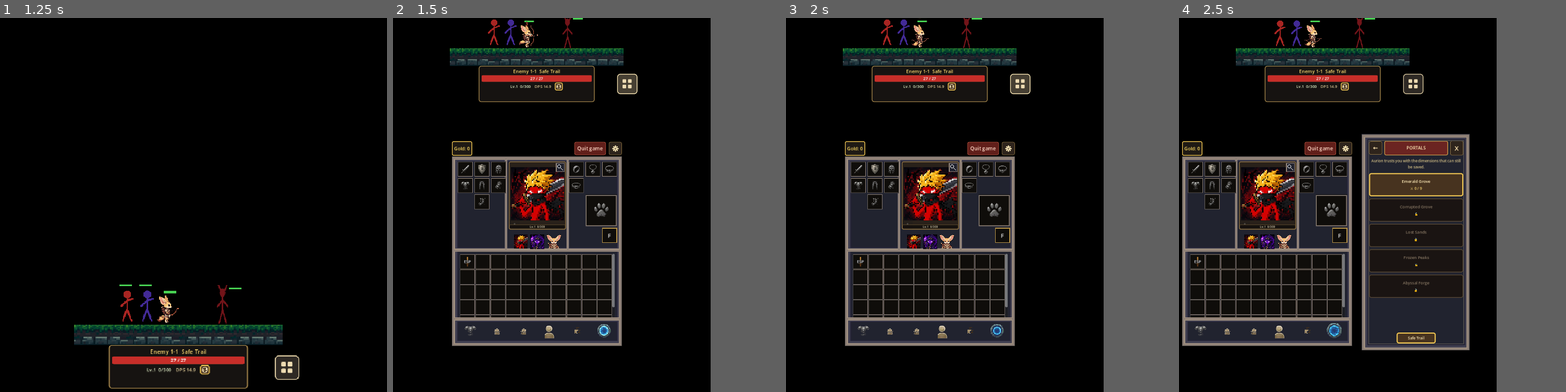
Above: before the commit, frames 1-4 (left to right).
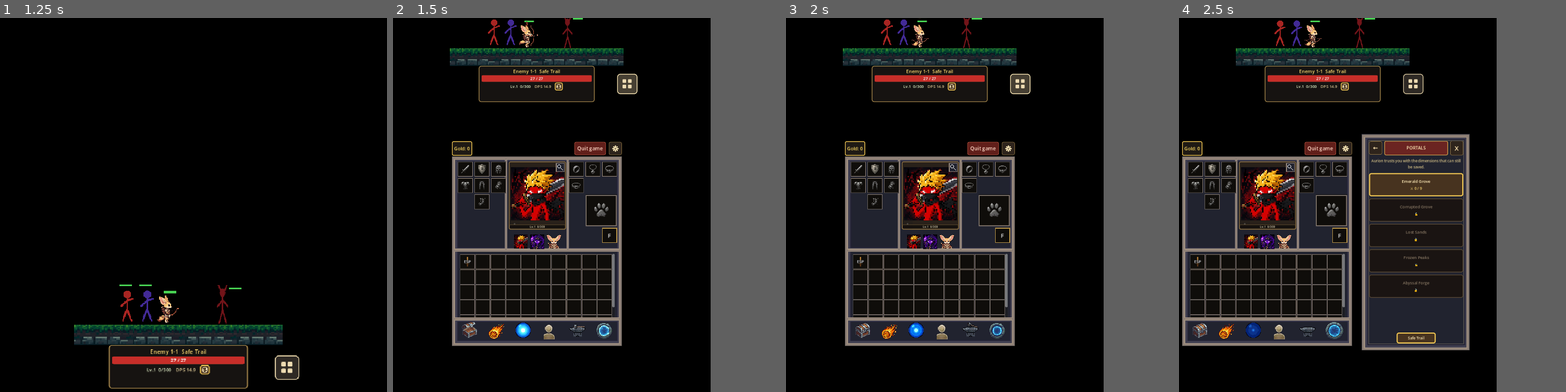
Above: after the commit, the same moments.

Repository: JoseVictorVicente/StickmanGame-Godot
Game: Godot game, scene res://scenes/main.tscn
Same seed, same stepped clock (60 frames per second), same inputs: the game is played once before the commit and once after it.
Inputs (mouse positions are in pixels of both pictures, inside the frame that each line leads up to):
- Up to frame 1 (1.25 s): click (205, 369) at 0.5 s
- Up to frame 2 (1.5 s): click (679, 365) at 1.25 s
- Up to frame 3 (2 s): no input
- Up to frame 4 (2.5 s): click (1438, 328) at 2 s

Frame 1 is identical in both runs. In frame 2, 0.5% of the frame differs, in the area x 17-57%, y 81-86%; in frame 3, 0.5%; in frame 4, 0.5%.

Commit message:
Add animated GIF icons for bottom nav warehouse, skills, tree, and forge.
Replace static nav sprites with frame-based animations and slightly larger nav button slots.

Co-authored-by: Cursor <cursoragent@cursor.com>

Diff:
--- a/presentation/inventory/bottom_nav.gd
+++ b/presentation/inventory/bottom_nav.gd
@@ -17,6 +17,10 @@
 
 var _menu: InventoryMenu
 var _nav_tweens: Dictionary = {}
+var _warehouse_icon_anim: RefCounted = NAV_WORLD_ICON.new()
+var _skills_icon_anim: RefCounted = NAV_WORLD_ICON.new()
+var _tree_icon_anim: RefCounted = NAV_WORLD_ICON.new()
+var _forge_icon_anim: RefCounted = NAV_WORLD_ICON.new()
 var _world_icon_anim: RefCounted = NAV_WORLD_ICON.new()
 
 
@@ -29,6 +33,10 @@
 func configure(menu: InventoryMenu, _layout: InventoryLayout = null) -> void:
 	_menu = menu
 	_wire_buttons(menu)
+	_setup_warehouse_animated_icon()
+	_setup_skills_animated_icon()
+	_setup_tree_animated_icon()
+	_setup_forge_animated_icon()
 	_setup_world_animated_icon()
 	call_deferred("_sync_nav_button_pivots")
 
@@ -36,10 +44,10 @@
 func apply_bar_icons(menu: InventoryMenu) -> void:
 	if menu == null:
 		return
-	if skills_button:
-		menu.setup_bar_button(skills_button, "skills")
-	menu.setup_bar_button(tree_button, "inventory")
-	menu.setup_bar_button(forge_button, "forge")
+	_setup_warehouse_animated_icon()
+	_setup_skills_animated_icon()
+	_setup_tree_animated_icon()
+	_setup_forge_animated_icon()
 	_setup_world_animated_icon()
 
 
@@ -96,27 +104,92 @@
 	]
 
 
+func _setup_animated_nav_icon(
+	botao: Button,
+	anim: RefCounted,
+	frames: SpriteFrames,
+	fallback_bar_key: String
+) -> void:
+	if botao == null:
+		return
+	botao.icon = null
+	botao.expand_icon = true
+	botao.texture_filter = CanvasItem.TEXTURE_FILTER_NEAREST
+	botao.remove_theme_constant_override("icon_max_width")
+	anim.reset(frames)
+	var first: Texture2D = anim.advance(0.0)
+	if first == null:
+		first = InterfaceIcons.bar_icon(fallback_bar_key)
+	if first:
+		botao.icon = first
+
+
+func _setup_warehouse_animated_icon() -> void:
+	_setup_animated_nav_icon(
+		storage_button,
+		_warehouse_icon_anim,
+		InterfaceIcons.nav_warehouse_frames(),
+		"warehouse"
+	)
+
+
+func _setup_skills_animated_icon() -> void:
+	_setup_animated_nav_icon(
+		skills_button,
+		_skills_icon_anim,
+		InterfaceIcons.nav_skills_frames(),
+		"skills"
+	)
+
+
+func _setup_tree_animated_icon() -> void:
+	_setup_animated_nav_icon(
+		tree_button,
+		_tree_icon_anim,
+		InterfaceIcons.nav_inventory_frames(),
+		"inventory"
+	)
+
+
+func _setup_forge_animated_icon() -> void:
+	_setup_animated_nav_icon(
+		forge_button,
+		_forge_icon_anim,
+		InterfaceIcons.nav_forge_frames(),
+		"forge"
+	)
+
+
 func _setup_world_animated_icon() -> void:
-	if world_button == null:
-		return
-	world_button.icon = null
-	world_button.expand_icon = true
-	world_button.texture_filter = CanvasItem.TEXTURE_FILTER_NEAREST
-	world_button.remove_theme_constant_override("icon_max_width")
-	_world_icon_anim.reset(InterfaceIcons.nav_world_frames())
-	var first: Texture2D = _world_icon_anim.advance(0.0)
-	if first == null:
-		first = InterfaceIcons.bar_icon("world")
-	if first:
-		world_button.icon = first
+	_setup_animated_nav_icon(
+		world_button,
+		_world_icon_anim,
+		InterfaceIcons.nav_world_frames(),
+		"world"
+	)
 
 
 func _process(delta: float) -> void:
-	if world_button == null:
-		return
-	var frame: Texture2D = _world_icon_anim.advance(delta)
-	if frame:
-		world_button.icon = frame
+	if storage_button:
+		var warehouse_frame: Texture2D = _warehouse_icon_anim.advance(delta)
+		if warehouse_frame:
+			storage_button.icon = warehouse_frame
+	if skills_button:
+		var skills_frame: Texture2D = _skills_icon_anim.advance(delta)
+		if skills_frame:
+			skills_button.icon = skills_frame
+	if tree_button:
+		var tree_frame: Texture2D = _tree_icon_anim.advance(delta)
+		if tree_frame:
+			tree_button.icon = tree_frame
+	if forge_button:
+		var forge_frame: Texture2D = _forge_icon_anim.advance(delta)
+		if forge_frame:
+			forge_button.icon = forge_frame
+	if world_button:
+		var world_frame: Texture2D = _world_icon_anim.advance(delta)
+		if world_frame:
+			world_button.icon = world_frame
 
 
 func _wire_nav_hover(botao: Button) -> void:
--- a/presentation/inventory/bottom_nav.tscn
+++ b/presentation/inventory/bottom_nav.tscn
@@ -1,10 +1,6 @@
 [gd_scene format=3 uid="uid://c8bottomnav1"]
 
 [ext_resource type="Script" uid="uid://peyp0y8k830f" path="res://presentation/inventory/bottom_nav.gd" id="1_script"]
-[ext_resource type="Texture2D" uid="uid://c5o34g0lmphl5" path="res://sprites/ui/chest.png" id="2_ext"]
-[ext_resource type="Texture2D" uid="uid://bnc8n5u3bvfvp" path="res://sprites/ui/nav_skills.png" id="3_ext"]
-[ext_resource type="Texture2D" uid="uid://dpbh05jiuntra" path="res://sprites/ui/nav_inventory.png" id="4_ext"]
-[ext_resource type="Texture2D" uid="uid://bsehtefuj1pxn" path="res://sprites/ui/nav_forge.png" id="5_ext"]
 [ext_resource type="Texture2D" uid="uid://cur0apo3o7e1y" path="res://sprites/ui/nav_attributes.png" id="7_ext"]
 
 [sub_resource type="StyleBoxEmpty" id="StyleBoxEmpty_nav"]
@@ -22,7 +18,7 @@
 [node name="StorageButton" type="Button" parent="." unique_id=29207280]
 unique_name_in_owner = true
 texture_filter = 1
-custom_minimum_size = Vector2(42, 42)
+custom_minimum_size = Vector2(48, 48)
 layout_mode = 2
 size_flags_horizontal = 3
 size_flags_vertical = 4
@@ -30,7 +26,6 @@
 theme_override_styles/pressed = SubResource("StyleBoxEmpty_nav")
 theme_override_styles/hover = SubResource("StyleBoxEmpty_nav")
 theme_override_styles/focus = SubResource("StyleBoxEmpty_nav")
-icon = ExtResource("2_ext")
 flat = true
 icon_alignment = 1
 expand_icon = true
@@ -38,7 +33,7 @@
 [node name="SkillsButton" type="Button" parent="." unique_id=1805392071]
 unique_name_in_owner = true
 texture_filter = 1
-custom_minimum_size = Vector2(42, 42)
+custom_minimum_size = Vector2(48, 48)
 layout_mode = 2
 size_flags_horizontal = 3
 size_flags_vertical = 4
@@ -46,7 +41,6 @@
 theme_override_styles/pressed = SubResource("StyleBoxEmpty_nav")
 theme_override_styles/hover = SubResource("StyleBoxEmpty_nav")
 theme_override_styles/focus = SubResource("StyleBoxEmpty_nav")
-icon = ExtResource("3_ext")
 flat = true
 icon_alignment = 1
 expand_icon = true
@@ -54,7 +48,7 @@
 [node name="TreeButton" type="Button" parent="." unique_id=2094273269]
 unique_name_in_owner = true
 texture_filter = 1
-custom_minimum_size = Vector2(42, 42)
+custom_minimum_size = Vector2(48, 48)
 layout_mode = 2
 size_flags_horizontal = 3
 size_flags_vertical = 4
@@ -62,7 +56,6 @@
 theme_override_styles/pressed = SubResource("StyleBoxEmpty_nav")
 theme_override_styles/hover = SubResource("StyleBoxEmpty_nav")
 theme_override_styles/focus = SubResource("StyleBoxEmpty_nav")
-icon = ExtResource("4_ext")
 flat = true
 icon_alignment = 1
 expand_icon = true
@@ -70,7 +63,7 @@
 [node name="FormationButton" type="Button" parent="." unique_id=1418322321]
 unique_name_in_owner = true
 texture_filter = 1
-custom_minimum_size = Vector2(42, 42)
+custom_minimum_size = Vector2(48, 48)
 layout_mode = 2
 size_flags_horizontal = 3
 size_flags_vertical = 4
@@ -86,23 +79,7 @@
 [node name="ForgePanelButton" type="Button" parent="." unique_id=1271937720]
 unique_name_in_owner = true
 texture_filter = 1
-custom_minimum_size = Vector2(42, 42)
-layout_mode = 2
-size_flags_horizontal = 3
-size_flags_vertical = 4
-theme_override_styles/normal = SubResource("StyleBoxEmpty_nav")
-theme_override_styles/pressed = SubResource("StyleBoxEmpty_nav")
-theme_override_styles/hover = SubResource("StyleBoxEmpty_nav")
-theme_override_styles/focus = SubResource("StyleBoxEmpty_nav")
-icon = ExtResource("5_ext")
-flat = true
-icon_alignment = 1
-expand_icon = true
-
-[node name="WorldButton" type="Button" parent="." unique_id=1049704179]
-unique_name_in_owner = true
-texture_filter = 1
-custom_minimum_size = Vector2(42, 42)
+custom_minimum_size = Vector2(48, 48)
 layout_mode = 2
 size_flags_horizontal = 3
 size_flags_vertical = 4
@@ -113,3 +90,18 @@
 flat = true
 icon_alignment = 1
 expand_icon = true
+
+[node name="WorldButton" type="Button" parent="." unique_id=1049704179]
+unique_name_in_owner = true
+texture_filter = 1
+custom_minimum_size = Vector2(48, 48)
+layout_mode = 2
+size_flags_horizontal = 3
+size_flags_vertical = 4
+theme_override_styles/normal = SubResource("StyleBoxEmpty_nav")
+theme_override_styles/pressed = SubResource("StyleBoxEmpty_nav")
+theme_override_styles/hover = SubResource("StyleBoxEmpty_nav")
+theme_override_styles/focus = SubResource("StyleBoxEmpty_nav")
+flat = true
+icon_alignment = 1
+expand_icon = true
--- a/presentation/inventory/inventory_layout.gd
+++ b/presentation/inventory/inventory_layout.gd
@@ -96,7 +96,7 @@
 	portrait_min_size = portrait_pixel_size()
 	chrome_button_size = int(round(float(u) * 1.1))
 	bottom_bar_height = int(round(float(u) * 1.28))
-	nav_icon_max_width = int(round(float(u) * 0.80))
+	nav_icon_max_width = int(round(float(u) * 1.10))
 	warehouse_button_min_width = float(int(round(float(u) * 2.0)))
 	inventory_grid_columns = INVENTORY_COLUMNS
 	inventory_grid_rows = INVENTORY_ROWS
--- a/presentation/inventory/inventory_menu.gd
+++ b/presentation/inventory/inventory_menu.gd
@@ -321,7 +321,7 @@
 	if active_side_button_style == null:
 		return null
 	var style := active_side_button_style.duplicate() as StyleBoxFlat
-	# Nav icons are full-bleed (42px); content margins shrink the portal animation when a panel is open.
+	# Nav icons are full-bleed; content margins shrink animated icons when a panel is open.
 	style.content_margin_left = 0.0
 	style.content_margin_top = 0.0
 	style.content_margin_right = 0.0
--- a/presentation/shared/interface_icons.gd
+++ b/presentation/shared/interface_icons.gd
@@ -44,28 +44,51 @@
 
 
 static func nav_world_frames() -> SpriteFrames:
-	var chave := "nav_world_frames"
-	if _cache.has(chave):
-		return _cache[chave] as SpriteFrames
+	return _nav_button_frames("nav_world_frames", "nav_world", 9, "world")
+
+
+static func nav_warehouse_frames() -> SpriteFrames:
+	return _nav_button_frames("nav_warehouse_frames", "nav_warehouse", 15, "warehouse")
+
+
+static func nav_skills_frames() -> SpriteFrames:
+	return _nav_button_frames("nav_skills_frames", "nav_skills", 17, "skills")
+
+
+static func nav_inventory_frames() -> SpriteFrames:
+	return _nav_button_frames("nav_inventory_frames", "nav_inventory", 17, "inventory")
+
+
+static func nav_forge_frames() -> SpriteFrames:
+	return _nav_button_frames("nav_forge_frames", "nav_forge", 11, "forge")
+
+
+static func _nav_button_frames(
+	cache_key: String,
+	folder: String,
+	frame_count: int,
+	fallback_bar_key: String
+) -> SpriteFrames:
+	if _cache.has(cache_key):
+		return _cache[cache_key] as SpriteFrames
 	var sf := SpriteFrames.new()
 	const ANIM := "default"
 	if not sf.has_animation(ANIM):
 		sf.add_animation(ANIM)
 	sf.set_animation_loop(ANIM, true)
-	const FRAME_COUNT := 9
-	for i in FRAME_COUNT:
-		var caminho := PASTA + "nav_world/frame_%02d.png" % i
+	for i in frame_count:
+		var caminho := PASTA + "%s/frame_%02d.png" % [folder, i]
 		if not ResourceLoader.exists(caminho):
 			continue
 		var tex := load(caminho) as Texture2D
 		if tex:
 			sf.add_frame(ANIM, tex)
 	if sf.get_frame_count(ANIM) == 0:
-		var fallback := bar_icon("world")
+		var fallback := bar_icon(fallback_bar_key)
 		if fallback:
 			sf.add_frame(ANIM, fallback)
 	sf.set_animation_speed(ANIM, 1000.0 / 150.0)
-	_cache[chave] = sf
+	_cache[cache_key] = sf
 	return sf
 
 
Binary file added: sprites/ui/nav_forge.gif
Binary file added: sprites/ui/nav_forge/frame_00.png
Not shown, added: sprites/ui/nav_forge/frame_00.png.import
Binary file added: sprites/ui/nav_forge/frame_01.png
Not shown, added: sprites/ui/nav_forge/frame_01.png.import
Binary file added: sprites/ui/nav_forge/frame_02.png
Not shown, added: sprites/ui/nav_forge/frame_02.png.import
Binary file added: sprites/ui/nav_forge/frame_03.png
Not shown, added: sprites/ui/nav_forge/frame_03.png.import
Binary file added: sprites/ui/nav_forge/frame_04.png
Not shown, added: sprites/ui/nav_forge/frame_04.png.import
Binary file added: sprites/ui/nav_forge/frame_05.png
(and 114 more such lines)
